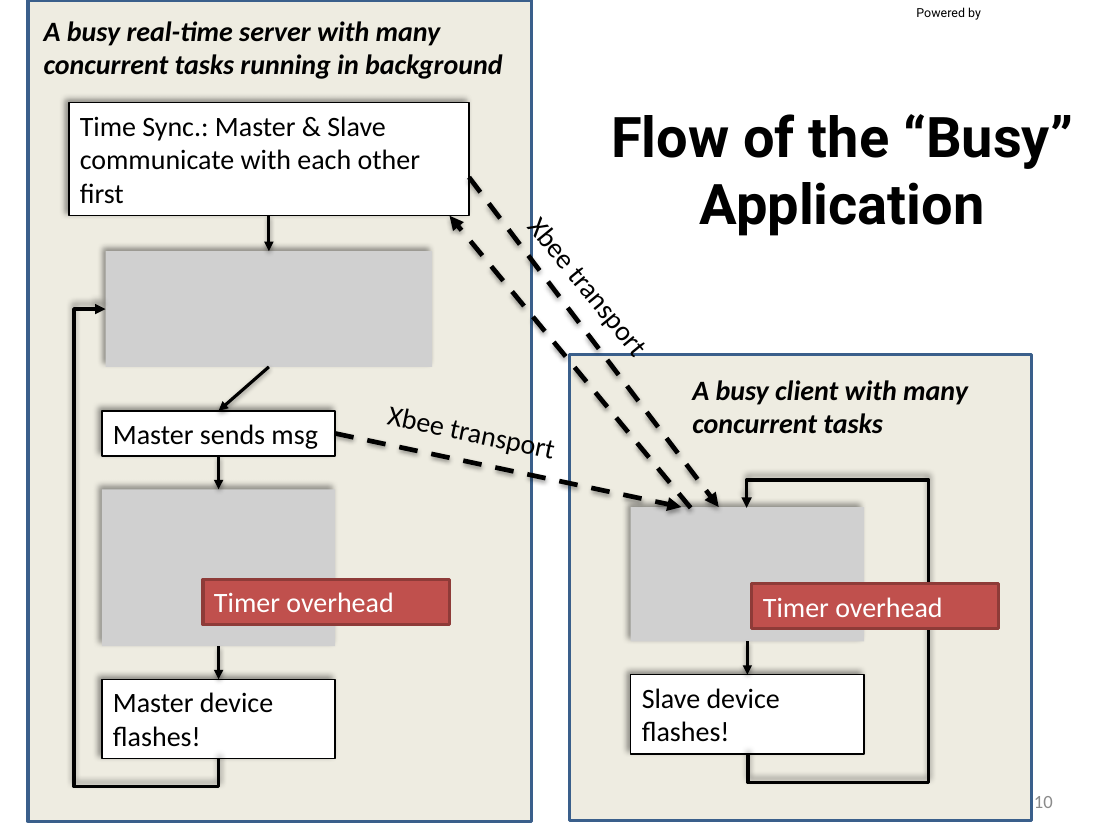
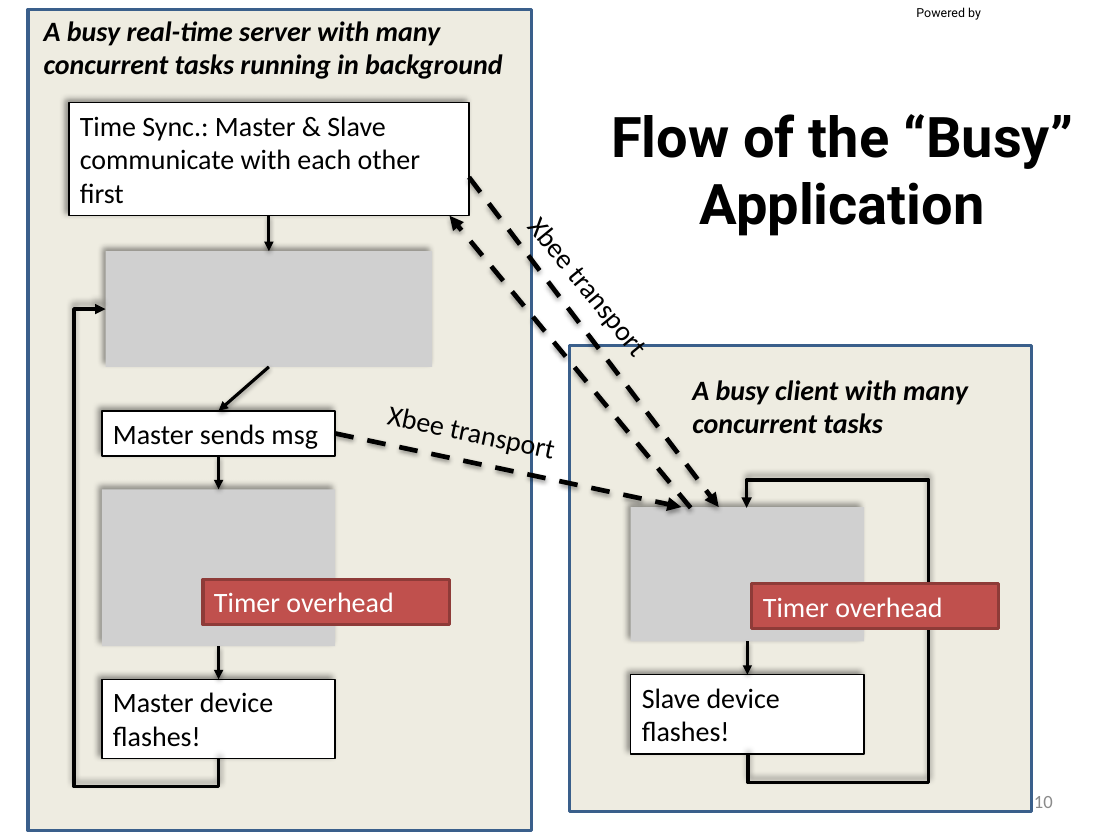
Before and after one commit to zhuangh/timing_sync_embedded_distributed_system, a slide deck: slide 10 of slides/CSE237Bfinalproject_v3.pptx. Drawn at 1120x840 pixels with LibreOffice and Linux fonts; fonts in the diff are those of the drawing; grey boxes stand for pictures; background and template pictures are left out. Boxes give left, top, right and bottom in pixels: in the first picture for what was removed or moved away, otherwise in the second. Text is boxed around its words. In the diff, an @@ line names an element or a change of style, - is before the commit and + after.

```diff
--- a/slides/CSE237Bfinalproject_v3.pptx
+++ b/slides/CSE237Bfinalproject_v3.pptx
@@ rectangle: place and size @@
-rectangle at box(28, 0, 532, 821)
+rectangle at box(28, 9, 532, 830)
@@ rectangle: place and size @@
-rectangle at box(570, 355, 1032, 821)
+rectangle at box(570, 345, 1032, 811)
```
Also in this commit, not shown: 19 other files.
